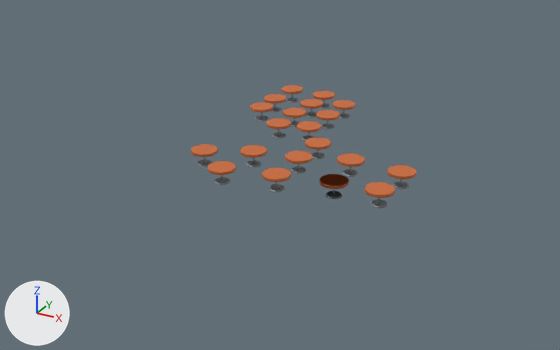
A saved change to the glTF model server/restaurant_models/doha/model.gltf.
One viewpoint serves both versions: a 50 mm lens placed at (7.64, -14.14, 6.13), pointed at (0.35, -0.89, -0.5). The axes (+X, +Y, +Z) are drawn at lower left. The lights are the same throughout. Where no turn or scale is listed for an object, it has been applied to the vertices.

Names of what the first picture shows: 'table.001', 'table.002', 'table.003', 'table.004', 'table.007'.
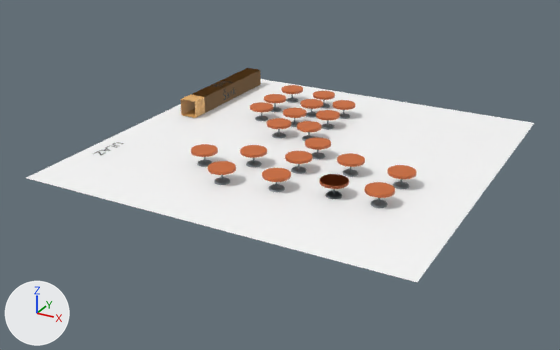
Boxes (x1, y1, x2, y2) around the edits, measured in the pictures (560 x 350 px):
```json
{"object": "Plane", "change": "added", "after": [26, 79, 534, 282]}
{"object": "Cube", "change": "added", "after": [181, 68, 261, 118]}
{"object": "Text.002", "change": "added", "after": [93, 142, 123, 155]}
```

The change, as JSON lines over the scene's bpy script:
```json
{"op": "add", "block": "mat_material_005", "code": ["mat_material_005 = principled_material('Material.005')", "mat_material_005.base_color = (0.0, 0.0, 0.0)  # black #000000"]}
{"op": "add", "block": "mat_material_002", "code": ["mat_material_002 = principled_material('Material.002')", "mat_material_002.base_color = (0.8, 0.437, 0.14)  # orange #e7b169"]}
{"op": "add", "block": "mat_material_001", "code": ["mat_material_001 = principled_material('Material.001')", "mat_material_001.base_color = (1.0, 1.0, 1.0)  # white #ffffff"]}
{"op": "add", "block": "me_text_002", "code": ["me_text_002 = bpy.data.meshes.new('Text.002')", "me_text_002.from_pydata(...)  # 103 vertices, 97 faces; spans x -0.003..0.217, y -0.79..-0.019, z 0.0", "me_text_002.materials.append(mat_material_005)  # black #000000"]}
{"op": "add", "block": "me_cube_001", "code": ["me_cube_001 = bpy.data.meshes.new('Cube.001')", "me_cube_001.from_pydata(...)  # 16 vertices, 36 faces; spans x -0.2..0.2, y -2.86..0.2, z -0.2..0.2", "me_cube_001.materials.append(mat_material_002)  # orange #e7b169"]}
{"op": "add", "block": "me_plane", "code": ["me_plane = bpy.data.meshes.new('Plane')", "me_plane.from_pydata([(-4.0, -4.0, 0.0), (4.0, -4.0, 0.0), (-4.0, 4.0, 0.0), (4.0, 4.0, 0.0)], [], [(0, 1, 3), (0, 3, 2)])", "me_plane.materials.append(mat_material_001)  # white #ffffff"]}
{"op": "add", "block": "ob_text_002", "code": ["ob_text_002 = bpy.data.objects.new('Text.002', me_text_002)", "ob_text_002.location = (-3.07, -2.01, 0.0)"]}
{"op": "add", "block": "ob_cube", "code": ["ob_cube = bpy.data.objects.new('Cube', me_cube_001)", "ob_cube.location = (-2.64, 2.92, 0.21)"]}
{"op": "add", "block": "ob_plane", "code": ["ob_plane = bpy.data.objects.new('Plane', me_plane)", "ob_plane.location = (0.62, -0.39, -0.01)"]}
```
